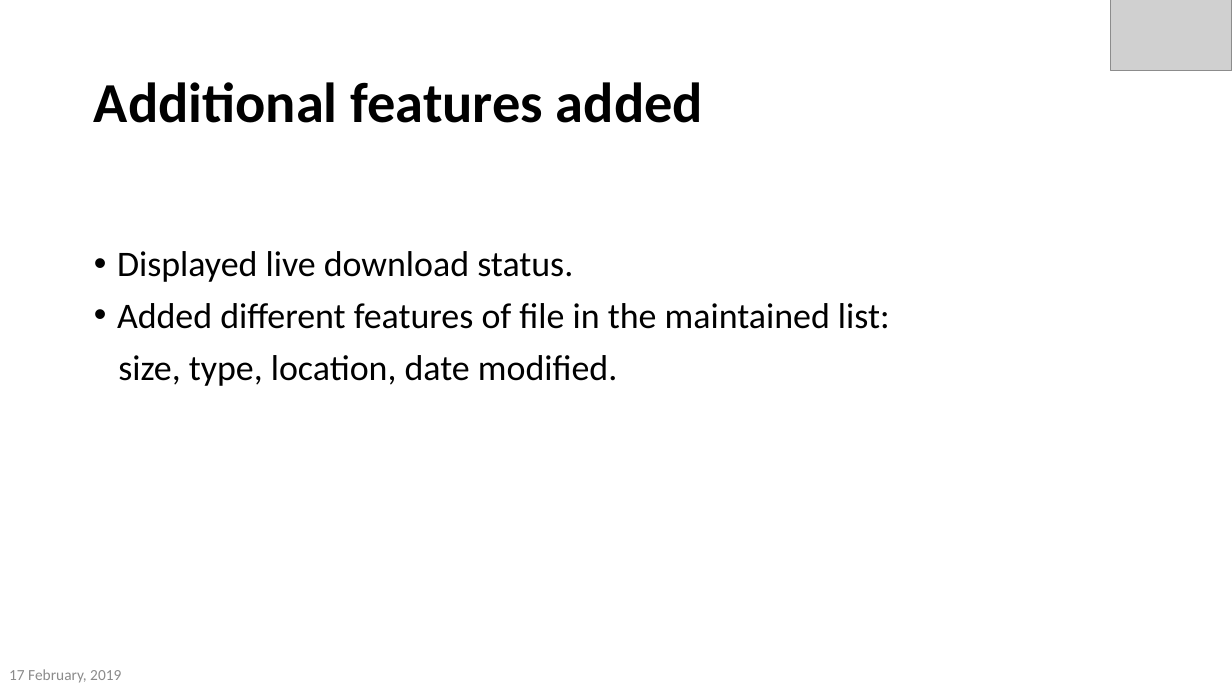
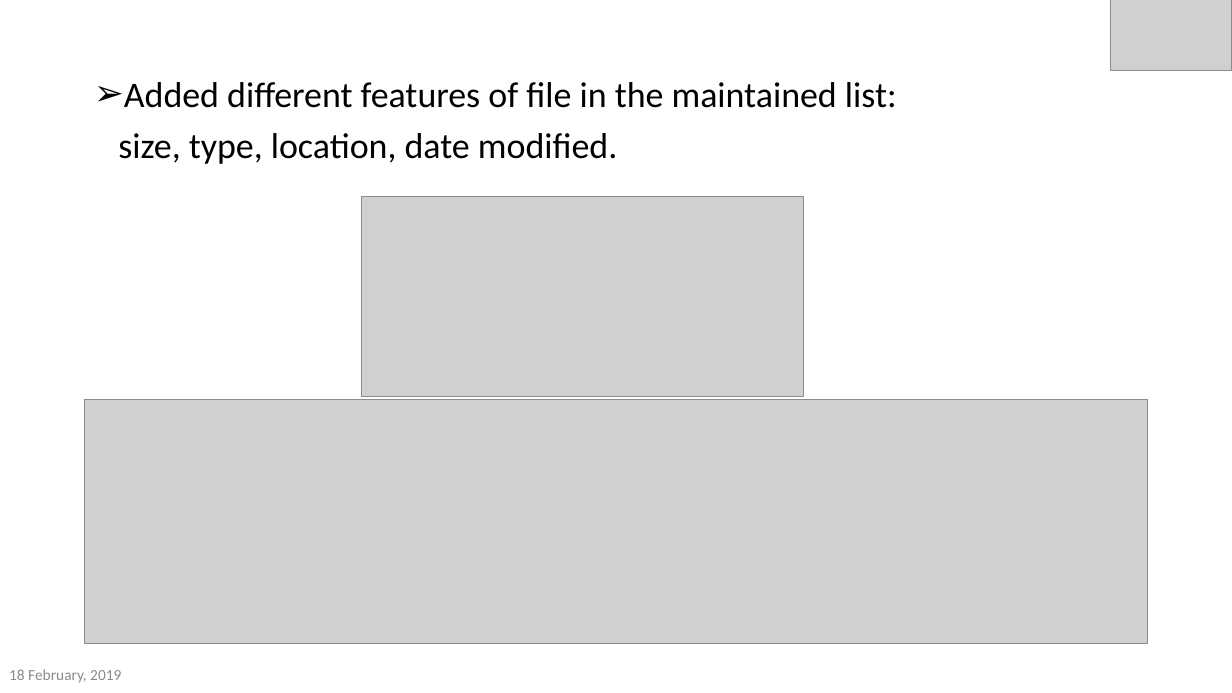
Before and after one commit to akmak1103/DownloadManager, a slide deck: slide 17 of FinalPresentation.pptx (slide 16 before the commit). Drawn at 1232x693 pixels with LibreOffice and Linux fonts; fonts in the diff are those of the drawing; grey boxes stand for pictures; background and template pictures are left out. Boxes give left, top, right and bottom in pixels: in the first picture for what was removed or moved away, otherwise in the second. Text is boxed around its words. In the diff, an @@ line names an element or a change of style, - is before the commit and + after.

```diff
--- a/FinalPresentation.pptx
+++ b/FinalPresentation.pptx
@@ text "Added different features of file ...": place and size @@
-text "Added different features of file ..." at (117,251,890,386)
+text "Added different features of file ..." at (118,82,897,164)
@@ title removed at (94,82,703,123) @@
-Additional features added
@@ text at (124,82,897,108): bullet • to ➢ @@
@@ picture added at (362,196,803,396) @@
@@ text at (117,251,573,282): paragraph removed @@
-• Displayed live download status.
@@ picture added at (85,399,1148,643) @@
@@ text at (9,669,121,683): text changed @@
-17 February, 2019
+18 February, 2019
```
Also in this commit, not shown: 15 other slides changed, 6 slides added, 1 slide removed, 10 other files.
